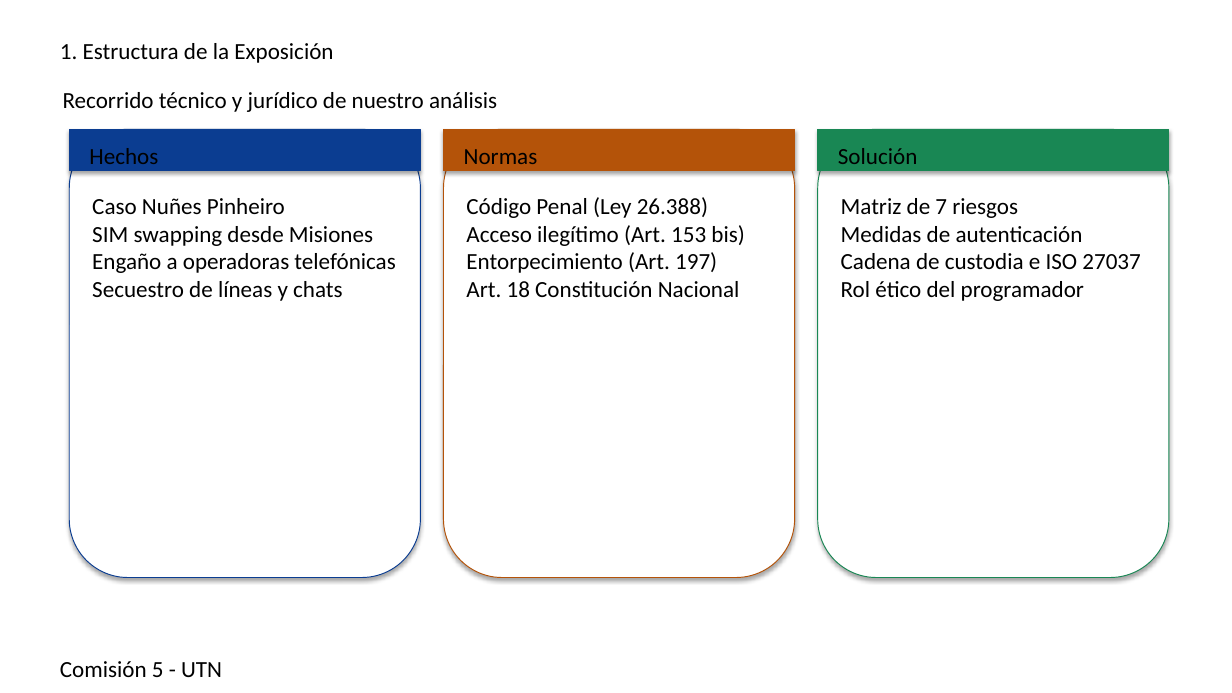
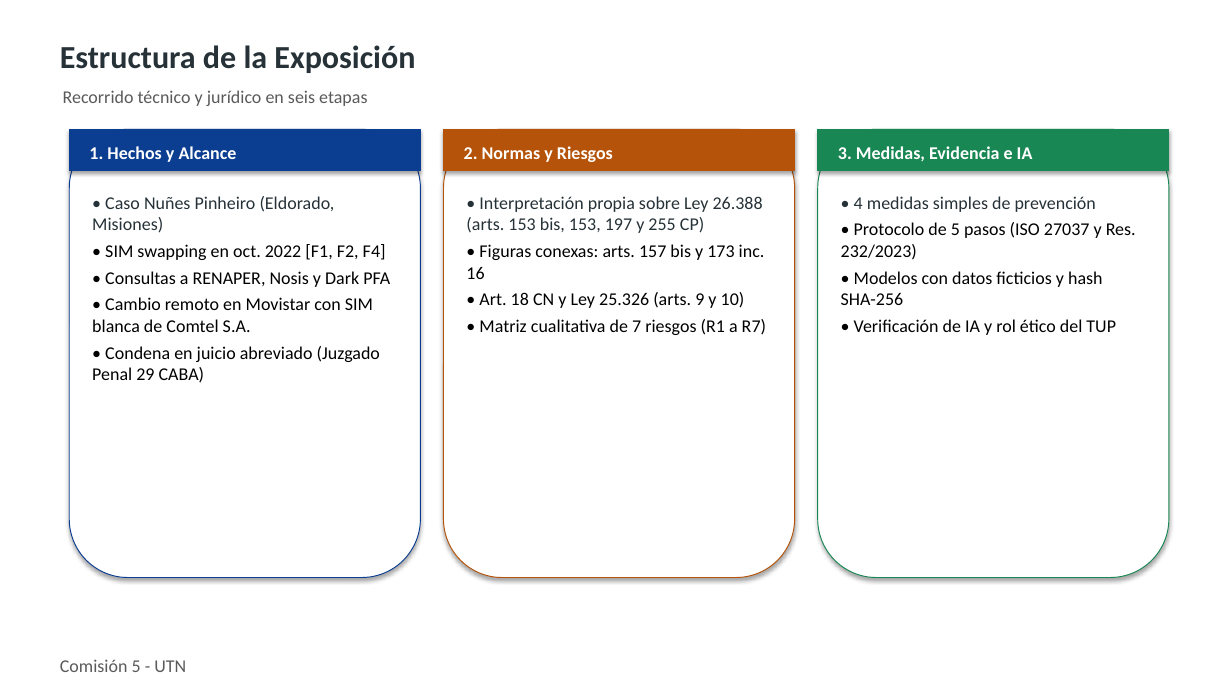
Before and after one commit to GonzaVega/TPI-Legislacion, a slide deck: slide 2 of resolucion-consignas/presentacion-y-guion/Presentacion_TPI_Eje1.pptx. Drawn at 1232x693 pixels with LibreOffice and Linux fonts; fonts in the diff are those of the drawing. Boxes give left, top, right and bottom in pixels: in the first picture for what was removed or moved away, otherwise in the second. Text is boxed around its words. In the diff, an @@ line names an element or a change of style, - is before the commit and + after.

```diff
--- a/resolucion-consignas/presentacion-y-guion/Presentacion_TPI_Eje1.pptx
+++ b/resolucion-consignas/presentacion-y-guion/Presentacion_TPI_Eje1.pptx
@@ text at [60,45,415,73]: text changed; size 18 to 25 pt; text colour #000000 to #263238; bold on @@
-1. Estructura de la Exposición
+Estructura de la Exposición
@@ text at [63,90,367,106]: text changed; size 18 to 14 pt; text colour #000000 to #5A5A5A @@
-Recorrido técnico y jurídico de nuestro análisis
+Recorrido técnico y jurídico en seis etapas
@@ text at [89,146,237,162]: text changed; size 18 to 14 pt; text colour #000000 to #FFFFFF; bold on @@
-Hechos
+1. Hechos y Alcance
@@ text at [464,146,613,162]: text changed; size 18 to 14 pt; text colour #000000 to #FFFFFF; bold on @@
-Normas
+2. Normas y Riesgos
@@ text at [838,146,1033,161]: text changed; size 18 to 14 pt; text colour #000000 to #FFFFFF; bold on @@
-Solución
+3. Medidas, Evidencia e IA
@@ text at [92,196,390,383]: text changed; size 18 to 14 pt @@
-Caso Nuñes Pinheiro
-SIM swapping desde Misiones
-Engaño a operadoras telefónicas
-Secuestro de líneas y chats
+• Caso Nuñes Pinheiro (Eldorado, Misiones)
+• SIM swapping en oct. 2022 [F1, F2, F4]
+• Consultas a RENAPER, Nosis y Dark PFA
+• Cambio remoto en Movistar con SIM blanca de Comtel S.A.
+• Condena en juicio abreviado (Juzgado Penal 29 CABA)
@@ text at [466,196,766,335]: text changed; size 18 to 14 pt @@
-Código Penal (Ley 26.388)
-Acceso ilegítimo (Art. 153 bis)
-Entorpecimiento (Art. 197)
-Art. 18 Constitución Nacional
+• Interpretación propia sobre Ley 26.388 (arts. 153 bis, 153, 197 y 255 CP)
+• Figuras conexas: arts. 157 bis y 173 inc. 16
+• Art. 18 CN y Ley 25.326 (arts. 9 y 10)
+• Matriz cualitativa de 7 riesgos (R1 a R7)
@@ text at [841,196,1136,335]: text changed; size 18 to 14 pt @@
-Matriz de 7 riesgos
-Medidas de autenticación
-Cadena de custodia e ISO 27037
-Rol ético del programador
+• 4 medidas simples de prevención
+• Protocolo de 5 pasos (ISO 27037 y Res. 232/2023)
+• Modelos con datos ficticios y hash SHA-256
+• Verificación de IA y rol ético del TUP
@@ text "Comisión 5 - UTN" at [60,659,186,672]: size 18 to 14 pt, text colour #000000 to #5A5A5A; more space between paragraphs @@
```
Also in this commit, not shown: 8 other slides changed, 1 slide added, 1 slide removed, 34 other files.
